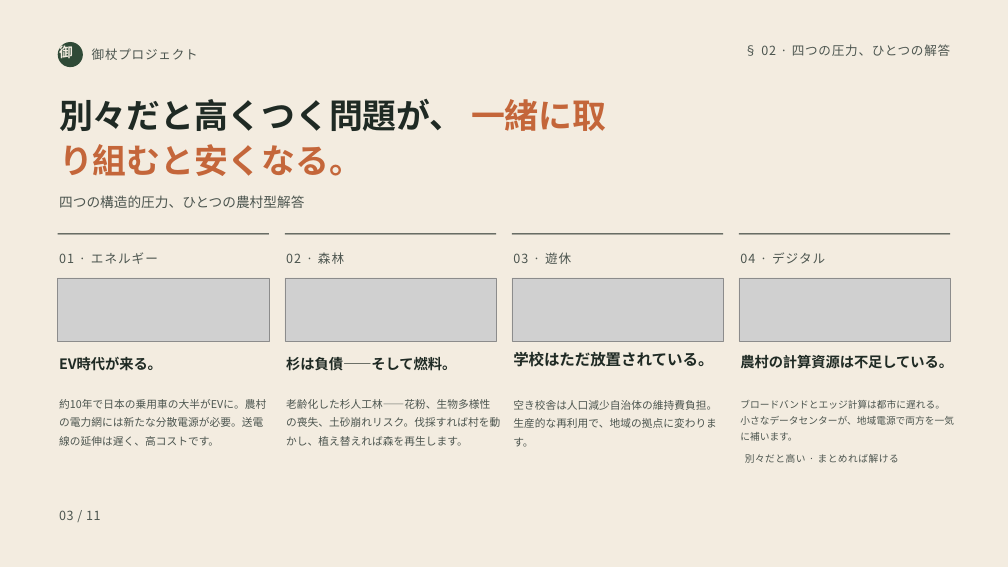
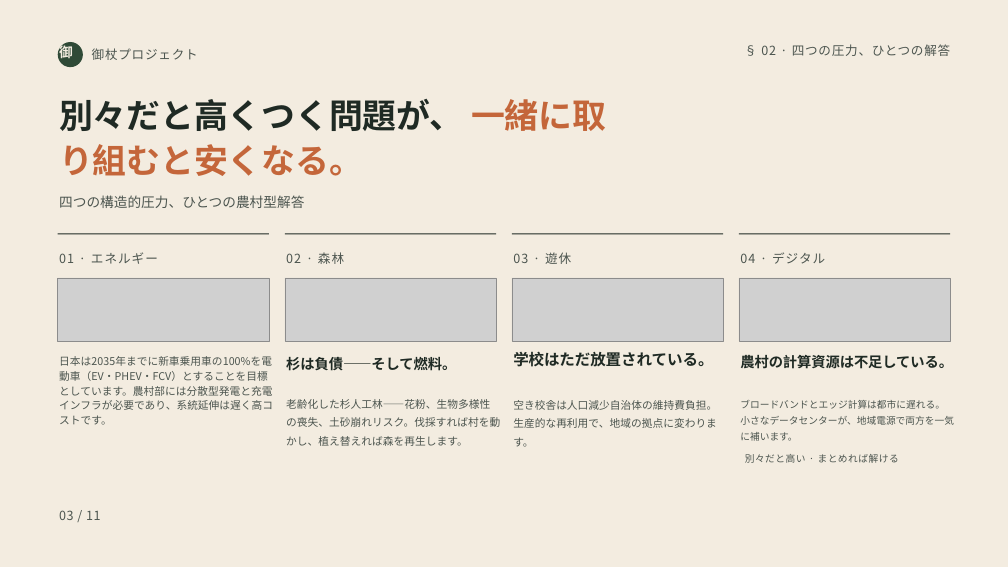
Before and after one commit to robouden/mitsue-ai-data-center, a slide deck: slide 3 of Mitsue Project Presentation - 日本語.pptx. Drawn at 1008x567 pixels with LibreOffice and Linux fonts; fonts in the diff are those of the drawing; grey boxes stand for pictures. Boxes give left, top, right and bottom in pixels: in the first picture for what was removed or moved away, otherwise in the second. Text is boxed around its words. In the diff, an @@ line names an element or a change of style, - is before the commit and + after.

```diff
--- a/Mitsue Project Presentation - 日本語.pptx
+++ b/Mitsue Project Presentation - 日本語.pptx
@@ text at [59, 356, 273, 425]: text changed; size 20.4 to 15.3 pt; text colour #1F2A24 to #4C554F; bold off @@
-EV時代が来る。
+日本は2035年までに新車乗用車の100%を電動車（EV・PHEV・FCV）とすることを目標としています。農村部には分散型発電と充電インフラが必要であり、系統延伸は遅く高コストです。
@@ text removed at [59, 399, 266, 446] @@
-約10年で日本の乗用車の大半がEVに。農村の電力網には新たな分散電源が必要。送電線の延伸は遅く、高コストです。
```
Also in this commit, not shown: 1 other file.
